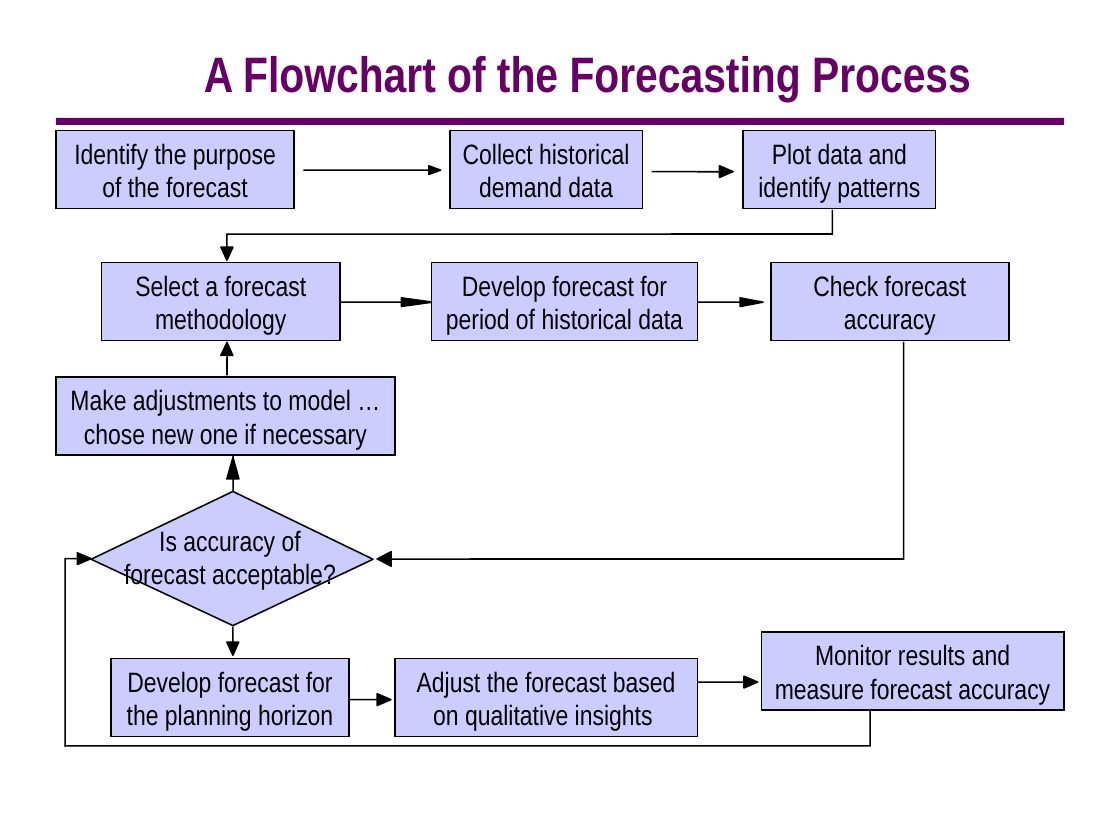
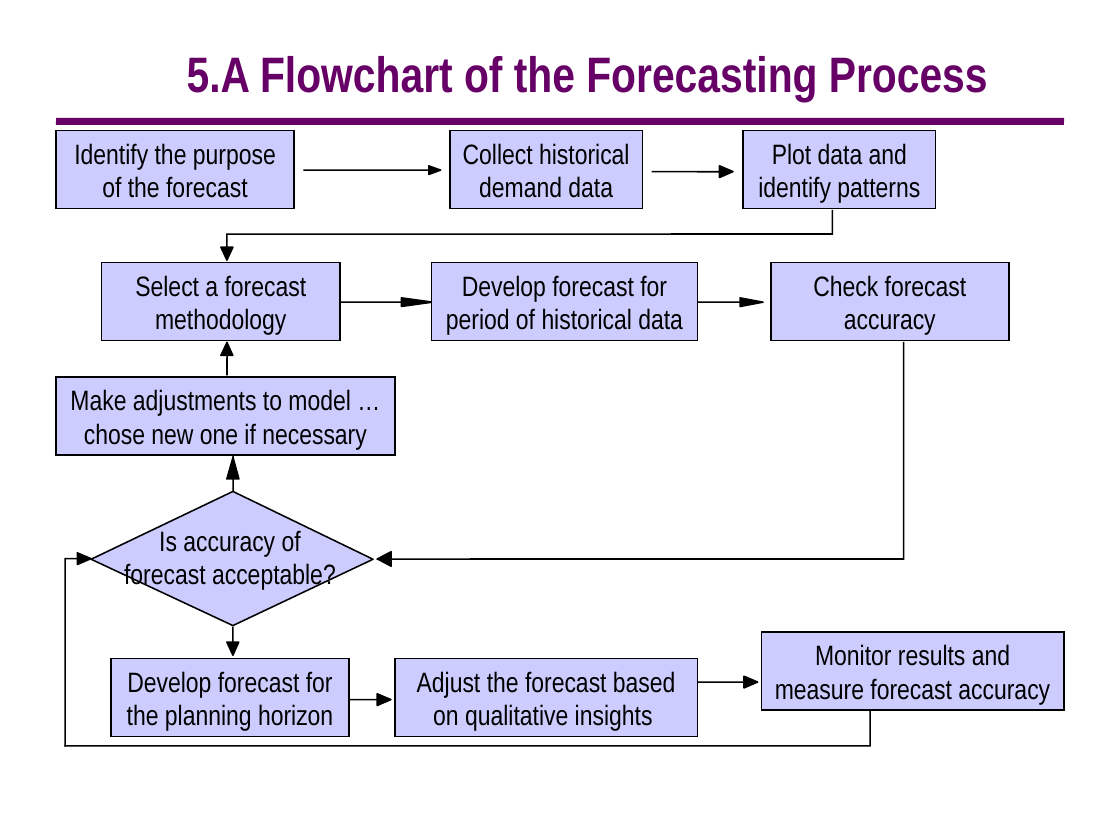
Before and after one commit to 15110132/MachineLearning-15110132_15110044-, a slide deck: slide 12 of Documents/MachineLearning.ppt (slide 11 before the commit). Drawn at 1120x840 pixels with LibreOffice and Linux fonts; fonts in the diff are those of the drawing; background and template pictures are left out. Boxes give left, top, right and bottom in pixels: in the first picture for what was removed or moved away, otherwise in the second. Text is boxed around its words. In the diff, an @@ line names an element or a change of style, - is before the commit and + after.

Commit message:
powerpoint

```diff
--- a/Documents/MachineLearning.ppt
+++ b/Documents/MachineLearning.ppt
@@ text at (187,56,988,102): text changed @@
-A Flowchart of the Forecasting Process
+5.A Flowchart of the Forecasting Process
```
Also in this commit, not shown: 7 other slides changed, 10 slides added.
